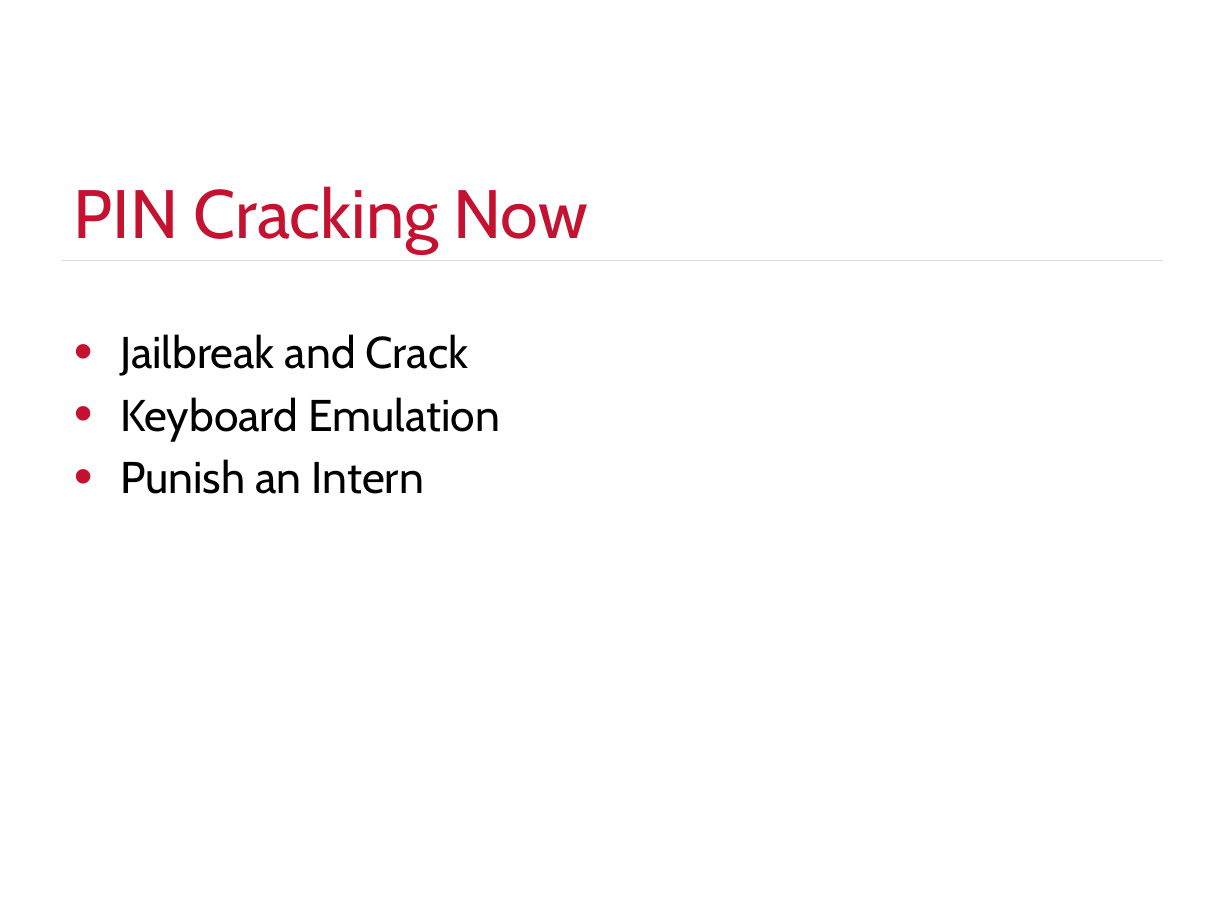
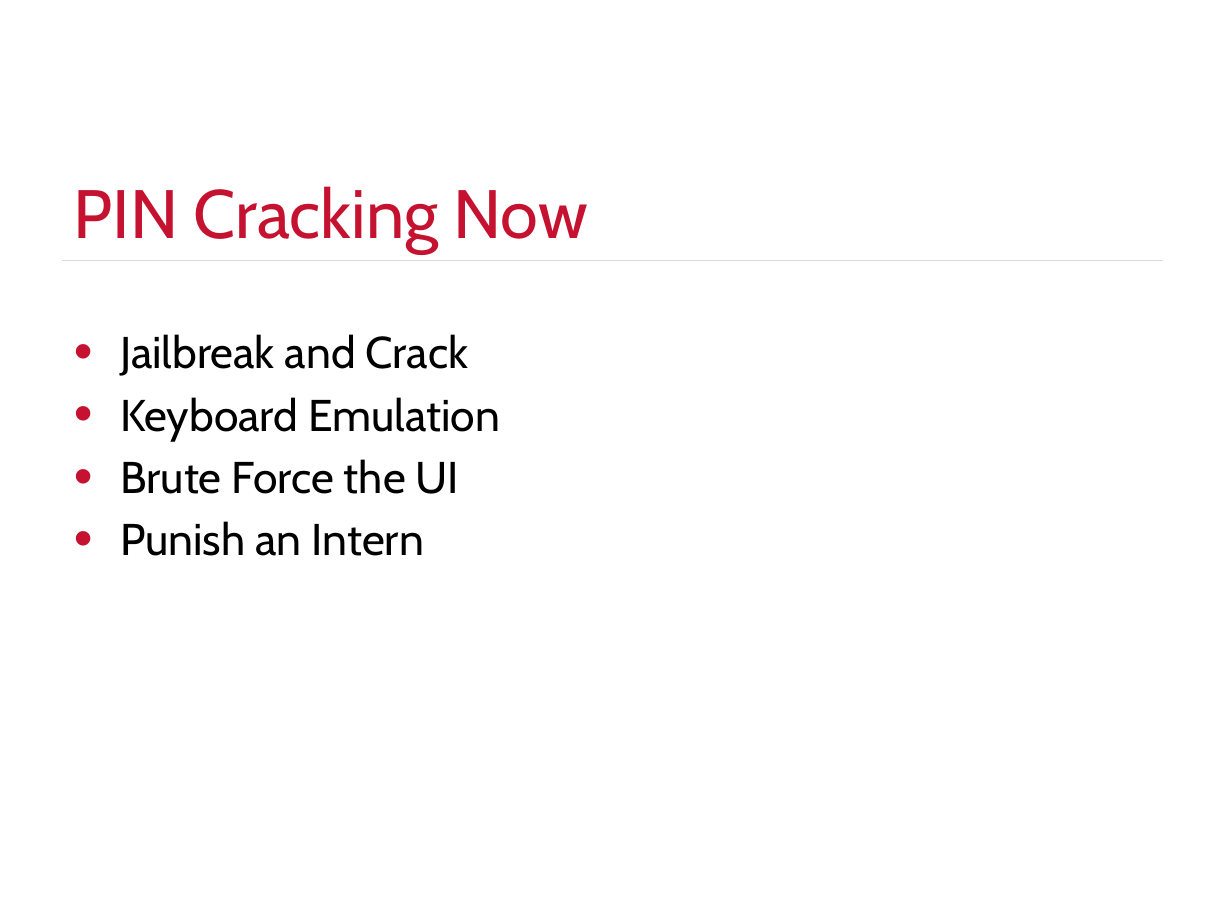
Before and after one commit to justinengler/BruteController, a slide deck: slide 5 of Automated PIN Cracking.pptx (slide 4 before the commit). Drawn at 1232x924 pixels with LibreOffice and Linux fonts; fonts in the diff are those of the drawing; background and template pictures are left out. Boxes give left, top, right and bottom in pixels: in the first picture for what was removed or moved away, otherwise in the second. Text is boxed around its words. In the diff, an @@ line names an element or a change of style, - is before the commit and + after.

```diff
--- a/Automated PIN Cracking.pptx
+++ b/Automated PIN Cracking.pptx
@@ text at bbox=[120, 459, 460, 494]: paragraph added @@
+• Brute Force the UI
```
Also in this commit, not shown: 8 other slides changed, 3 slides added, 5 slides removed, 2 other files.
